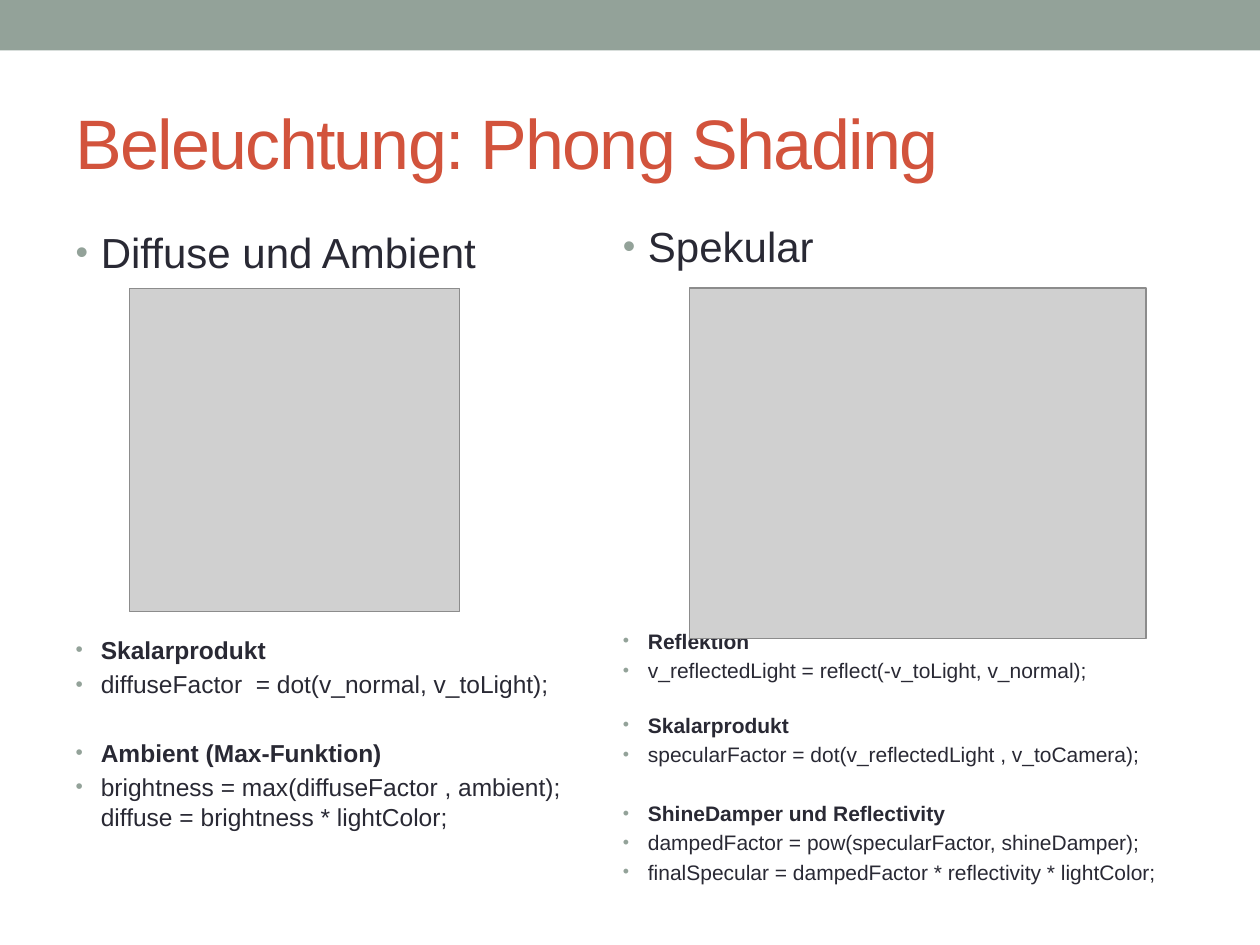
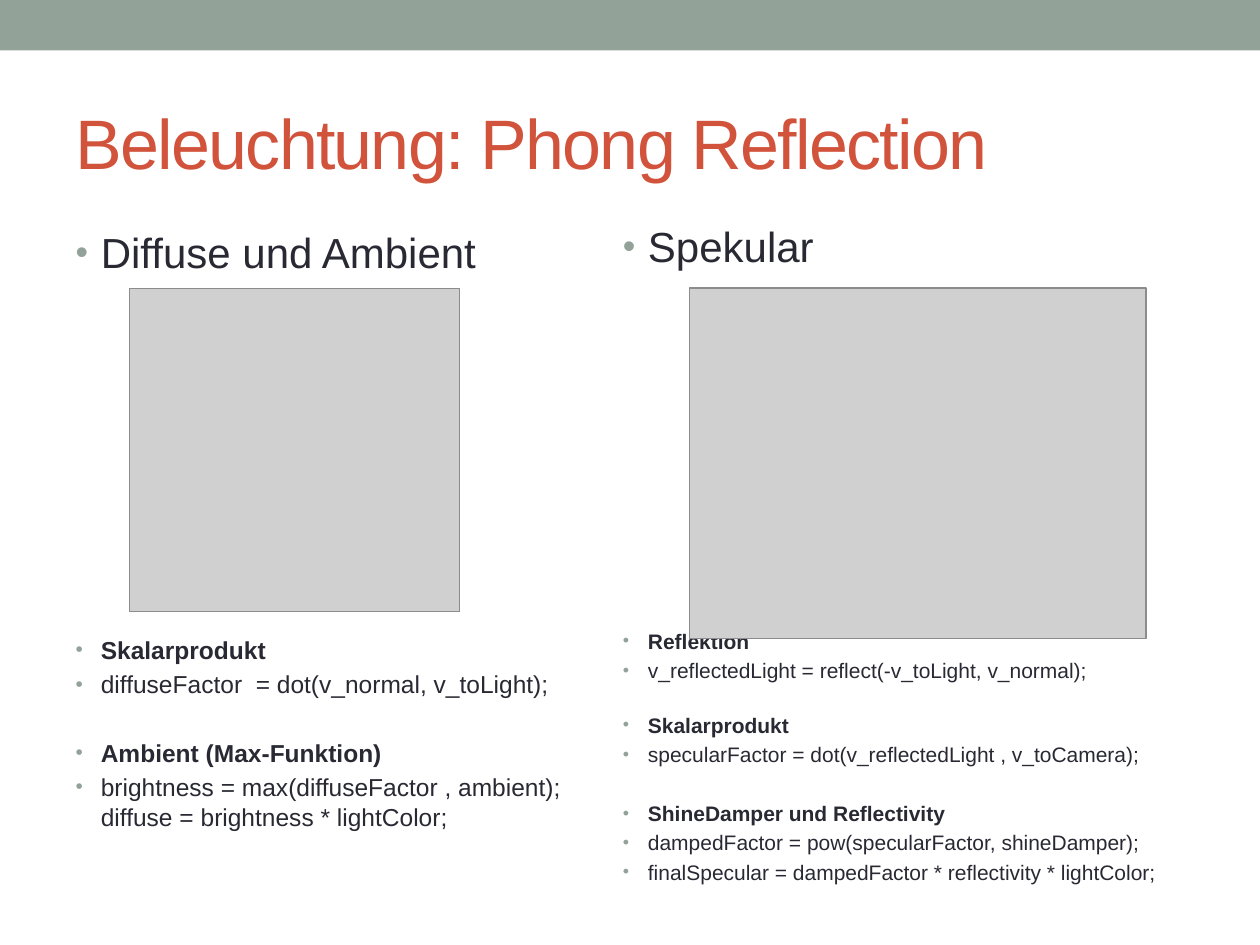
Before and after one commit to joe1990/OpenGl3DModelViewer, a slide deck: slide 9 of präsi-projekt-obj-geom.pptx (slide 8 before the commit). Drawn at 1260x945 pixels with LibreOffice and Linux fonts; fonts in the diff are those of the drawing; grey boxes stand for pictures. Boxes give left, top, right and bottom in pixels: in the first picture for what was removed or moved away, otherwise in the second. Text is boxed around its words. In the diff, an @@ line names an element or a change of style, - is before the commit and + after.

```diff
--- a/präsi-projekt-obj-geom.pptx
+++ b/präsi-projekt-obj-geom.pptx
@@ title at [76, 118, 987, 182]: text changed @@
-Beleuchtung: Phong Shading
+Beleuchtung: Phong Reflection
```
Also in this commit, not shown: 2 other slides changed, 1 other file.
